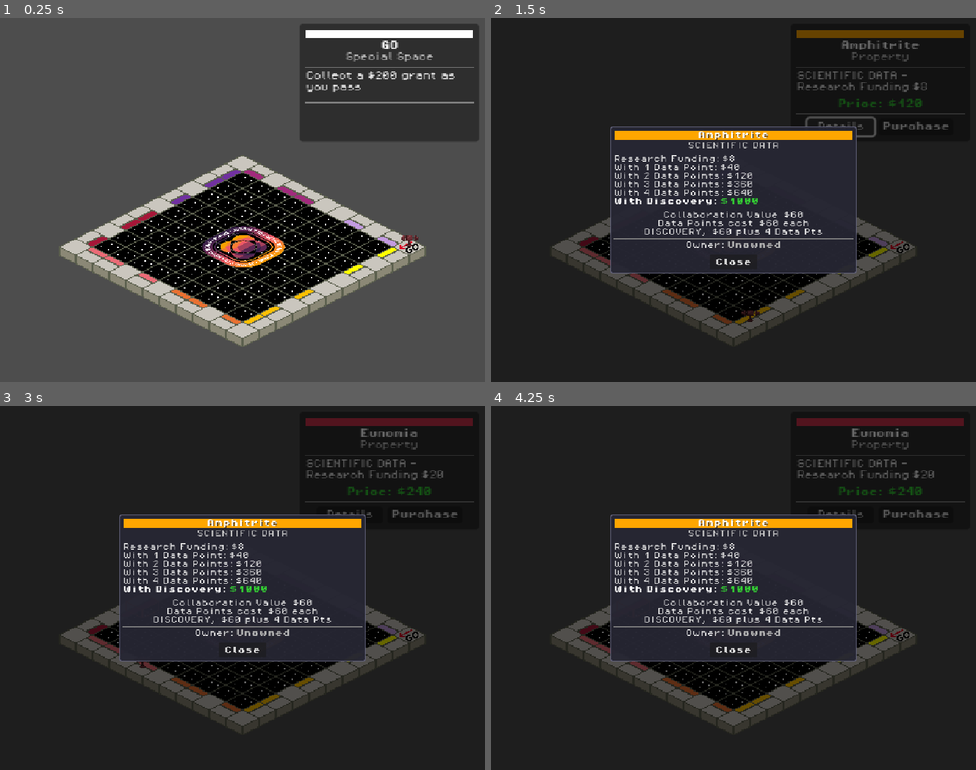
Above: before the commit, frames 1-4 (two rows, left to right).
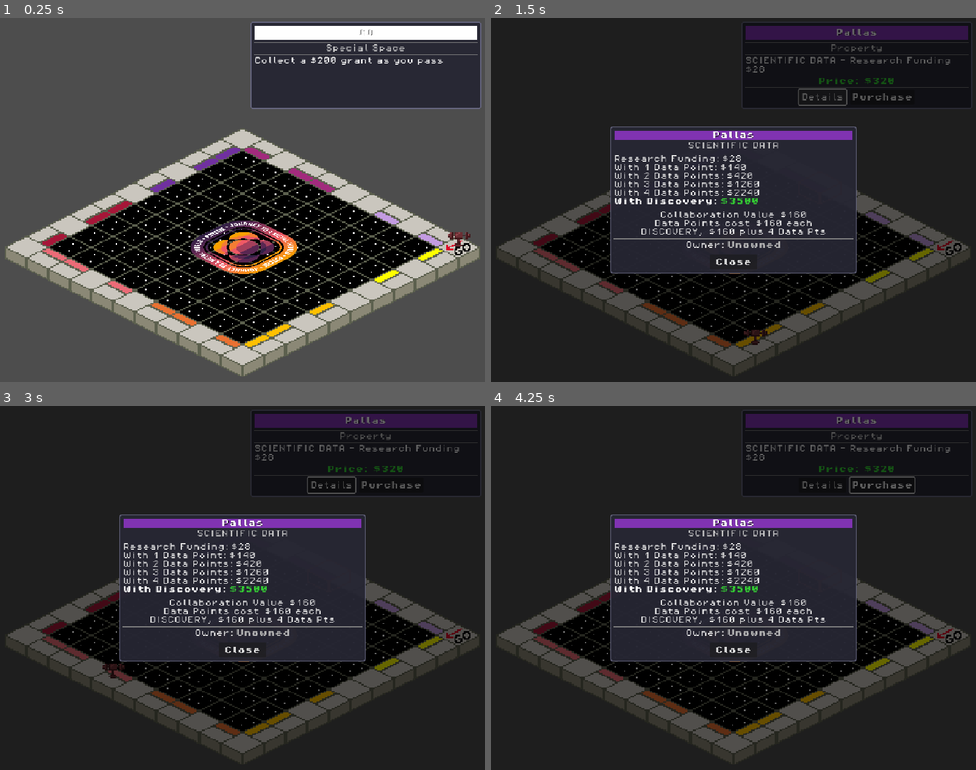
Above: after the commit, the same moments.

Repository: MissionToPsyche-Platinum/platinum_24d_game_psycheopoly-psb
Game: Godot game, scene res://scenes/GameBoard.tscn
Same seed, same stepped clock (60 frames per second), same inputs: the game is played once before the commit and once after it.
Inputs (mouse positions are in pixels of both pictures, inside the frame that each line leads up to):
- Up to frame 1 (0.25 s): no input
- Up to frame 2 (1.5 s): tap Enter at 0.5 s; move the mouse to (840, 181) at 0.52 s; hold Right 0.53-1.25 s; click (840, 181) at 0.67 s; tap Space at 0.77 s; click "Details" at 1.25 s
- Up to frame 3 (3 s): click "Purchase" at 2 s; tap Space at 2.75 s; move the mouse to (145, 606) at 2.77 s; hold Left from 2.78 s (still down); click (145, 606) at 2.92 s
- Up to frame 4 (4.25 s): tap Space at 3.02 s; tap Enter at 3.5 s; move the mouse to (782, 507) at 3.52 s; release Left at 3.53 s; hold Right from 3.53 s (still down); click (782, 507) at 3.67 s

The runs differ from the first frame. In frame 1, 32% of the frame differs, in the area x 1-100%, y 1-99%; in frame 2, 20%; in frame 3, 20%; in frame 4, 20%.

Commit message:
feat: update SpaceInfoPanel and board zoom for improved UI and functionality

Diff:
--- a/scenes/GameBoard.tscn
+++ b/scenes/GameBoard.tscn
@@ -1,9 +1,8 @@
-[gd_scene load_steps=7 format=4 uid="uid://bo41dopsfrh24"]
+[gd_scene load_steps=6 format=4 uid="uid://bo41dopsfrh24"]
 
 [ext_resource type="Script" uid="uid://c21xp0e8s4yfb" path="res://scripts/core/board.gd" id="1_12345"]
 [ext_resource type="Texture2D" uid="uid://bdi3pyhwge4l6" path="res://assets/images/tileset.png" id="2_v0kx6"]
 [ext_resource type="Texture2D" uid="uid://bdbtglxjaliah" path="res://assets/images/sprites/psyche_logo.png" id="3_fbkij"]
-[ext_resource type="PackedScene" uid="uid://cjr8v3km7h5pq" path="res://scenes/SpaceInfoPanel.tscn" id="4_space_info"]
 
 [sub_resource type="TileSetAtlasSource" id="TileSetAtlasSource_fbkij"]
 texture = ExtResource("2_v0kx6")
@@ -46,16 +45,10 @@
 
 [node name="Camera2D" type="Camera2D" parent="."]
 position = Vector2(16, 8)
-offset = Vector2(0, 35)
-zoom = Vector2(2.2, 2.2)
+offset = Vector2(0, 45)
+zoom = Vector2(2.85, 2.85)
 
 [node name="PsycheLogo" type="Sprite2D" parent="."]
 position = Vector2(16.999998, 87.99999)
 scale = Vector2(0.044, 0.022)
 texture = ExtResource("3_fbkij")
-
-[node name="SpaceInfoPanel" parent="." instance=ExtResource("4_space_info")]
-offset_left = 71.0
-offset_top = -126.0
-offset_right = 243.0
-offset_bottom = 14.0
--- a/scenes/SpaceInfoPanel.tscn
+++ b/scenes/SpaceInfoPanel.tscn
@@ -1,101 +1,131 @@
-[gd_scene load_steps=4 format=3 uid="uid://cjr8v3km7h5pq"]
+[gd_scene load_steps=5 format=3 uid="uid://cjr8v3km7h5pq"]
 
 [ext_resource type="Script" uid="uid://85uj7td7206u" path="res://scripts/core/space_info_panel.gd" id="1_space_info"]
 [ext_resource type="FontFile" uid="uid://bsp5euc03804b" path="res://assets/fonts/PixelOperator8.ttf" id="2_font"]
 [ext_resource type="FontFile" uid="uid://owxfk1xj8tvy" path="res://assets/fonts/PixelOperator8-Bold.ttf" id="3_font_bold"]
 
-[node name="SpaceInfoPanel" type="Control"]
+[sub_resource type="StyleBoxFlat" id="StyleBoxFlat_panel"]
+bg_color = Color(0.15, 0.15, 0.2, 0.95)
+border_width_left = 2
+border_width_top = 2
+border_width_right = 2
+border_width_bottom = 2
+border_color = Color(0.4, 0.4, 0.5, 1)
+corner_radius_top_left = 4
+corner_radius_top_right = 4
+corner_radius_bottom_right = 4
+corner_radius_bottom_left = 4
+
+[node name="SpaceInfoPanel" type="CanvasLayer"]
+layer = 99
+script = ExtResource("1_space_info")
+
+[node name="Control" type="Control" parent="."]
 layout_mode = 3
+anchors_preset = 15
+anchor_right = 1.0
+anchor_bottom = 1.0
+grow_horizontal = 2
+grow_vertical = 2
+mouse_filter = 2
+
+[node name="PanelContainer" type="Panel" parent="Control"]
+layout_mode = 1
 anchors_preset = 1
 anchor_left = 1.0
 anchor_right = 1.0
-offset_left = -180.0
+offset_left = -495.0
 offset_top = 8.0
 offset_right = -8.0
-offset_bottom = 148.0
+offset_bottom = 192.0
 grow_horizontal = 0
-script = ExtResource("1_space_info")
+theme_override_styles/panel = SubResource("StyleBoxFlat_panel")
 
-[node name="PanelContainer" type="PanelContainer" parent="."]
+[node name="MarginContainer" type="MarginContainer" parent="Control/PanelContainer"]
 layout_mode = 1
-anchors_preset = -1
+anchors_preset = 15
 anchor_right = 1.0
-anchor_bottom = 0.80714285
+anchor_bottom = 1.0
 grow_horizontal = 2
 grow_vertical = 2
-metadata/_edit_use_anchors_ = true
+theme_override_constants/margin_left = 8
+theme_override_constants/margin_top = 8
+theme_override_constants/margin_right = 8
+theme_override_constants/margin_bottom = 8
 
-[node name="MarginContainer" type="MarginContainer" parent="PanelContainer"]
-layout_mode = 2
-theme_override_constants/margin_left = 6
-theme_override_constants/margin_top = 6
-theme_override_constants/margin_right = 6
-theme_override_constants/margin_bottom = 6
-
-[node name="VBoxContainer" type="VBoxContainer" parent="PanelContainer/MarginContainer"]
+[node name="VBoxContainer" type="VBoxContainer" parent="Control/PanelContainer/MarginContainer"]
 layout_mode = 2
 theme_override_constants/separation = 3
 
-[node name="ColorBar" type="ColorRect" parent="PanelContainer/MarginContainer/VBoxContainer"]
-custom_minimum_size = Vector2(0, 8)
+[node name="ColorBar" type="ColorRect" parent="Control/PanelContainer/MarginContainer/VBoxContainer"]
+custom_minimum_size = Vector2(0, 30)
 layout_mode = 2
 color = Color(0.4, 0.7, 1, 1)
 
-[node name="SpaceName" type="Label" parent="PanelContainer/MarginContainer/VBoxContainer"]
-layout_mode = 2
+[node name="SpaceName" type="Label" parent="Control/PanelContainer/MarginContainer/VBoxContainer/ColorBar"]
+layout_mode = 1
+anchors_preset = 15
+anchor_right = 1.0
+anchor_bottom = 1.0
+grow_horizontal = 2
+grow_vertical = 2
 theme_override_colors/font_color = Color(1, 1, 1, 1)
+theme_override_colors/font_shadow_color = Color(0, 0, 0, 0.5)
 theme_override_fonts/font = ExtResource("3_font_bold")
-theme_override_font_sizes/font_size = 8
+theme_override_font_sizes/font_size = 16
 text = "Space Name"
 horizontal_alignment = 1
-autowrap_mode = 2
+vertical_alignment = 1
 
-[node name="SpaceType" type="Label" parent="PanelContainer/MarginContainer/VBoxContainer"]
+[node name="HSeparator" type="HSeparator" parent="Control/PanelContainer/MarginContainer/VBoxContainer"]
+layout_mode = 2
+
+[node name="SpaceType" type="Label" parent="Control/PanelContainer/MarginContainer/VBoxContainer"]
 layout_mode = 2
 theme_override_colors/font_color = Color(0.8, 0.8, 0.8, 1)
 theme_override_fonts/font = ExtResource("2_font")
-theme_override_font_sizes/font_size = 8
+theme_override_font_sizes/font_size = 16
 text = "Property"
 horizontal_alignment = 1
 
-[node name="HSeparator" type="HSeparator" parent="PanelContainer/MarginContainer/VBoxContainer"]
+[node name="HSeparator2" type="HSeparator" parent="Control/PanelContainer/MarginContainer/VBoxContainer"]
 layout_mode = 2
 
-[node name="Description" type="Label" parent="PanelContainer/MarginContainer/VBoxContainer"]
-custom_minimum_size = Vector2(0, 24)
+[node name="Description" type="Label" parent="Control/PanelContainer/MarginContainer/VBoxContainer"]
+custom_minimum_size = Vector2(0, 40)
 layout_mode = 2
 theme_override_fonts/font = ExtResource("2_font")
-theme_override_font_sizes/font_size = 8
+theme_override_font_sizes/font_size = 16
 text = "Space description goes here. It can wrap to multiple lines."
 autowrap_mode = 3
 clip_text = true
 
-[node name="PriceLabel" type="Label" parent="PanelContainer/MarginContainer/VBoxContainer"]
+[node name="PriceLabel" type="Label" parent="Control/PanelContainer/MarginContainer/VBoxContainer"]
 layout_mode = 2
 theme_override_colors/font_color = Color(0.2, 0.8, 0.2, 1)
 theme_override_fonts/font = ExtResource("3_font_bold")
-theme_override_font_sizes/font_size = 8
+theme_override_font_sizes/font_size = 16
 text = "Price: $100"
 horizontal_alignment = 1
 
-[node name="HSeparator2" type="HSeparator" parent="PanelContainer/MarginContainer/VBoxContainer"]
+[node name="HSeparator3" type="HSeparator" parent="Control/PanelContainer/MarginContainer/VBoxContainer"]
 layout_mode = 2
 
-[node name="ButtonContainer" type="HBoxContainer" parent="PanelContainer/MarginContainer/VBoxContainer"]
+[node name="ButtonContainer" type="HBoxContainer" parent="Control/PanelContainer/MarginContainer/VBoxContainer"]
 layout_mode = 2
-theme_override_constants/separation = 4
+theme_override_constants/separation = 8
 alignment = 1
 
-[node name="DetailsButton" type="Button" parent="PanelContainer/MarginContainer/VBoxContainer/ButtonContainer"]
-custom_minimum_size = Vector2(64, 16)
+[node name="DetailsButton" type="Button" parent="Control/PanelContainer/MarginContainer/VBoxContainer/ButtonContainer"]
+custom_minimum_size = Vector2(100, 32)
 layout_mode = 2
 theme_override_fonts/font = ExtResource("2_font")
-theme_override_font_sizes/font_size = 8
+theme_override_font_sizes/font_size = 16
 text = "Details"
 
-[node name="PurchaseButton" type="Button" parent="PanelContainer/MarginContainer/VBoxContainer/ButtonContainer"]
-custom_minimum_size = Vector2(64, 16)
+[node name="PurchaseButton" type="Button" parent="Control/PanelContainer/MarginContainer/VBoxContainer/ButtonContainer"]
+custom_minimum_size = Vector2(100, 32)
 layout_mode = 2
 theme_override_fonts/font = ExtResource("3_font_bold")
-theme_override_font_sizes/font_size = 8
+theme_override_font_sizes/font_size = 16
 text = "Purchase"
--- a/scripts/core/board.gd
+++ b/scripts/core/board.gd
@@ -7,8 +7,9 @@
 var tile_map_layer: TileMapLayer = null
 var highlight_layer: TileMapLayer = null
 
-# Space info panel reference
-var space_info_panel: Control = null
+# Space info panel reference and scene
+const SpaceInfoPanelScene = preload("res://scenes/SpaceInfoPanel.tscn")
+var space_info_panel: CanvasLayer = null
 
 # Mouse interaction state
 var hovered_tile: Vector2i = Vector2i(-1, -1)
@@ -33,8 +34,10 @@
 	# Get reference to highlight layer
 	highlight_layer = $TileMap/HighlightLayer
 
-	# Get reference to the space info panel (now in the scene tree)
-	space_info_panel = $SpaceInfoPanel
+	# Instantiate the space info panel
+	space_info_panel = SpaceInfoPanelScene.instantiate()
+	# CanvasLayers must be added to the SceneTree directly
+	get_tree().root.call_deferred("add_child", space_info_panel)
 
 	# Connect piece's space_changed signal to update the panel (only when no tile selected)
 	if space_info_panel:
@@ -42,6 +45,14 @@
 
 	# Start the piece at position (10, 0) on the board (space 0 - GO)
 	piece.move_to(10, 0)
+
+	# Update panel after everything is ready
+	call_deferred("_initial_panel_update")
+
+
+func _initial_panel_update() -> void:
+	if space_info_panel and piece:
+		space_info_panel.update_space_display(piece.board_space)
 
 
 func _on_piece_space_changed(space_num: int) -> void:
--- a/scripts/core/space_info_panel.gd
+++ b/scripts/core/space_info_panel.gd
@@ -1,18 +1,18 @@
-extends Control
+extends CanvasLayer
 
 # Load space data
 const SpaceData = preload("res://scripts/core/space_data.gd")
 const PropertyDetailsPopup = preload("res://scenes/PropertyDetailsPopup.tscn")
 
 # References to UI elements
-@onready var panel_container: PanelContainer = $PanelContainer
-@onready var space_name_label: Label = $PanelContainer/MarginContainer/VBoxContainer/SpaceName
-@onready var space_type_label: Label = $PanelContainer/MarginContainer/VBoxContainer/SpaceType
-@onready var description_label: Label = $PanelContainer/MarginContainer/VBoxContainer/Description
-@onready var price_label: Label = $PanelContainer/MarginContainer/VBoxContainer/PriceLabel
-@onready var color_bar: ColorRect = $PanelContainer/MarginContainer/VBoxContainer/ColorBar
-@onready var details_button: Button = $PanelContainer/MarginContainer/VBoxContainer/ButtonContainer/DetailsButton
-@onready var purchase_button: Button = $PanelContainer/MarginContainer/VBoxContainer/ButtonContainer/PurchaseButton
+@onready var panel_container: Panel = $Control/PanelContainer
+@onready var space_name_label: Label = $Control/PanelContainer/MarginContainer/VBoxContainer/ColorBar/SpaceName
+@onready var space_type_label: Label = $Control/PanelContainer/MarginContainer/VBoxContainer/SpaceType
+@onready var description_label: Label = $Control/PanelContainer/MarginContainer/VBoxContainer/Description
+@onready var price_label: Label = $Control/PanelContainer/MarginContainer/VBoxContainer/PriceLabel
+@onready var color_bar: ColorRect = $Control/PanelContainer/MarginContainer/VBoxContainer/ColorBar
+@onready var details_button: Button = $Control/PanelContainer/MarginContainer/VBoxContainer/ButtonContainer/DetailsButton
+@onready var purchase_button: Button = $Control/PanelContainer/MarginContainer/VBoxContainer/ButtonContainer/PurchaseButton
 
 # Current space being displayed
 var current_space: int = 0
@@ -35,6 +35,10 @@
 
 # Update the display with information about a space
 func update_space_display(space_num: int) -> void:
+	# Check if nodes are ready
+	if not is_node_ready():
+		return
+
 	current_space = space_num
 	var space_info = SpaceData.get_space_info(space_num)
 
